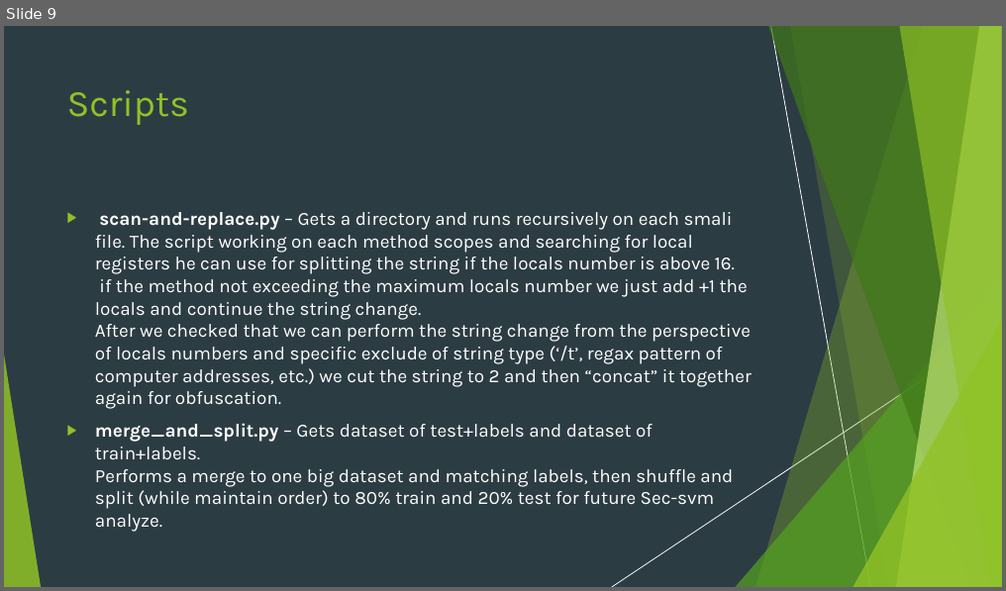
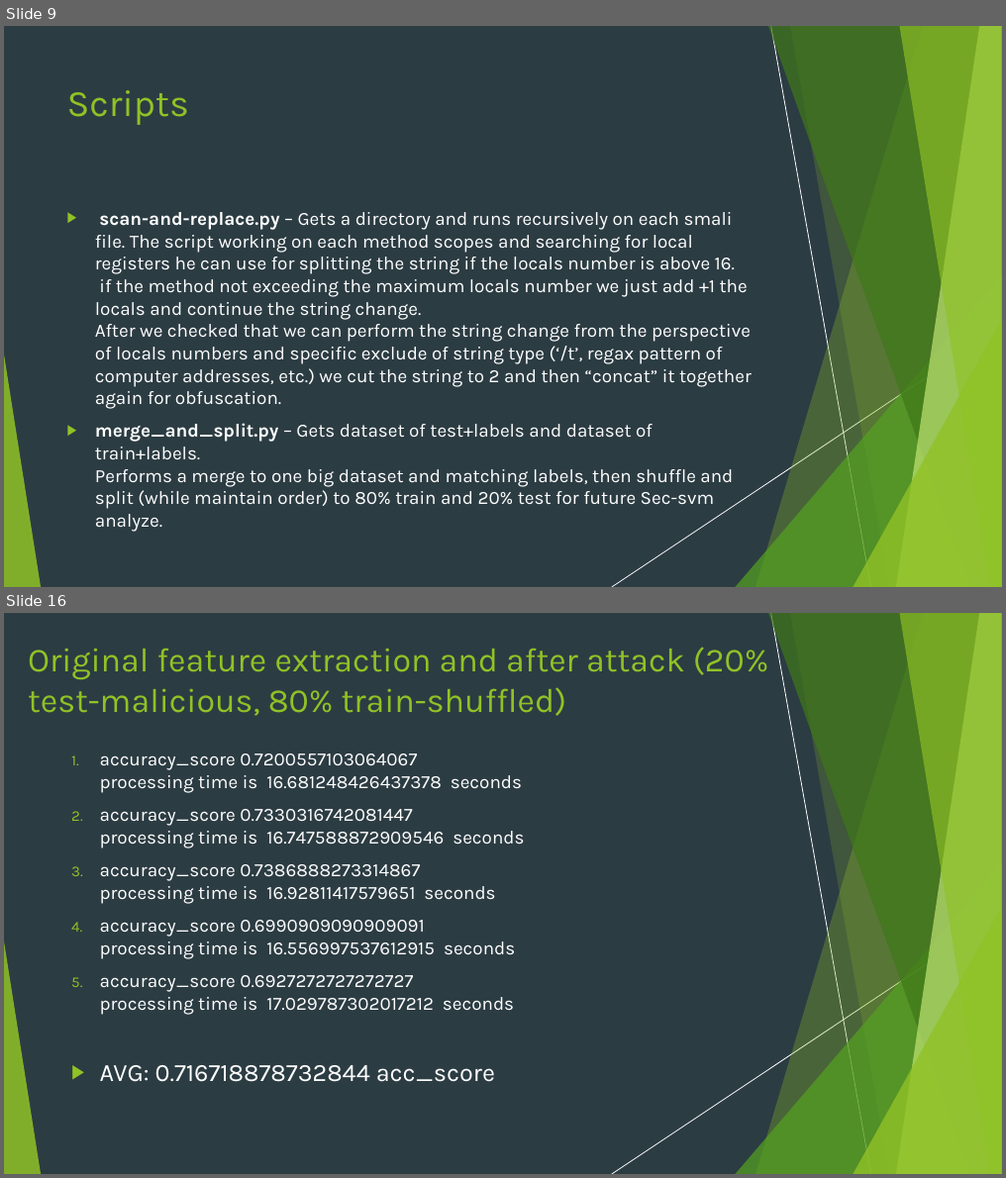
Before and after one commit to nivtal9/Sec-SVM-Final-Project, a slide deck: Sec-svm-demonstration.pptx. Shown one above the other, each under a label of ours: slide 9 before the commit, slides 9 and 16 after it; the slides between them are not shown. The pictures are 1006x591 and 1006x1178 pixels, drawn with LibreOffice and Linux fonts; fonts in the diff are those of the drawing. Boxes give left, top, right and bottom in pixels: in the first picture for what was removed or moved away, otherwise in the second. Text is boxed around its words. In the diff, an @@ line names an element or a change of style, - is before the commit and + after.

```diff
--- a/Sec-svm-demonstration.pptx
+++ b/Sec-svm-demonstration.pptx
@@ slide 16 added at (4, 613, 1002, 1174), background #2C3C43; not listed: 10 template elements that a slide beside it also shows @@
@@ rectangle added at (4, 613, 1002, 1174), fill #2C3C43 @@
@@ title added at (28, 647, 769, 716), 32.4 pt, text #90C226 @@
+Original feature extraction and after attack (20% test-malicious, 80% train-shuffled)
@@ text added at (100, 754, 524, 1082), 18 pt, text #FFFFFF @@
+1. accuracy_score 0.7200557103064067
+   processing time is 16.681248426437378 seconds
+2. accuracy_score 0.7330316742081447
+   processing time is 16.747588872909546 seconds
+3. accuracy_score 0.7386888273314867
+   processing time is 16.92811417579651 seconds
+4. accuracy_score 0.6990909090909091
+   processing time is 16.556997537612915 seconds
+5. accuracy_score 0.6927272727272727
+   processing time is 17.029787302017212 seconds
+▶ AVG: 0.716718878732844 acc_score
@@ group added at (4, 613, 1002, 1174): 5 freeform shapes, 3 triangles, 2 lines @@
```
Also in this commit, not shown: 3 slides changed, 8 other slides added, 3 other files.
